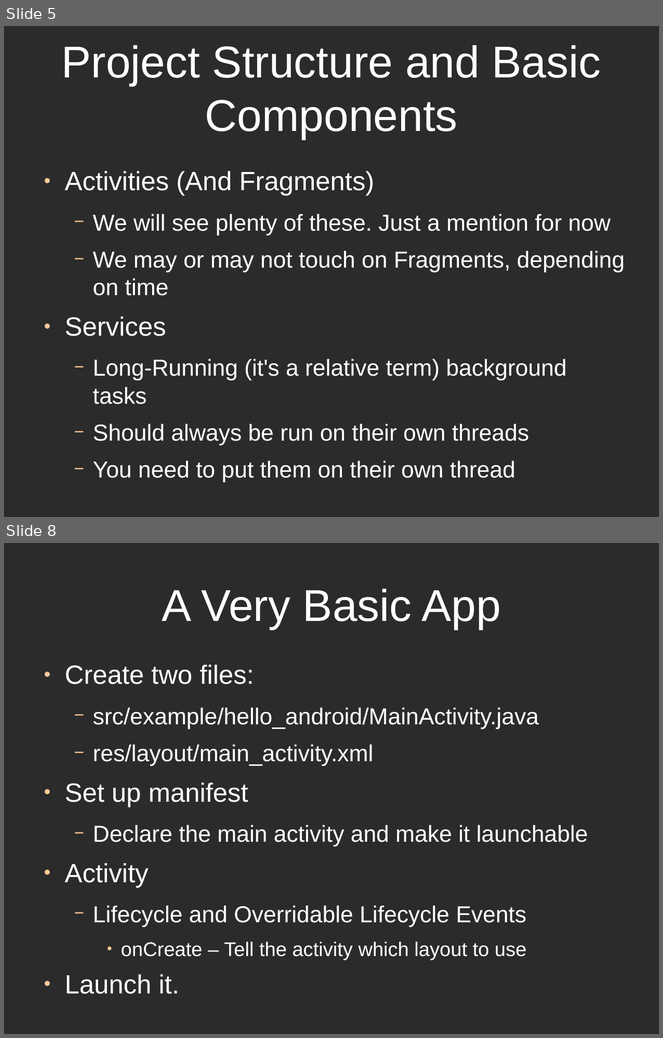
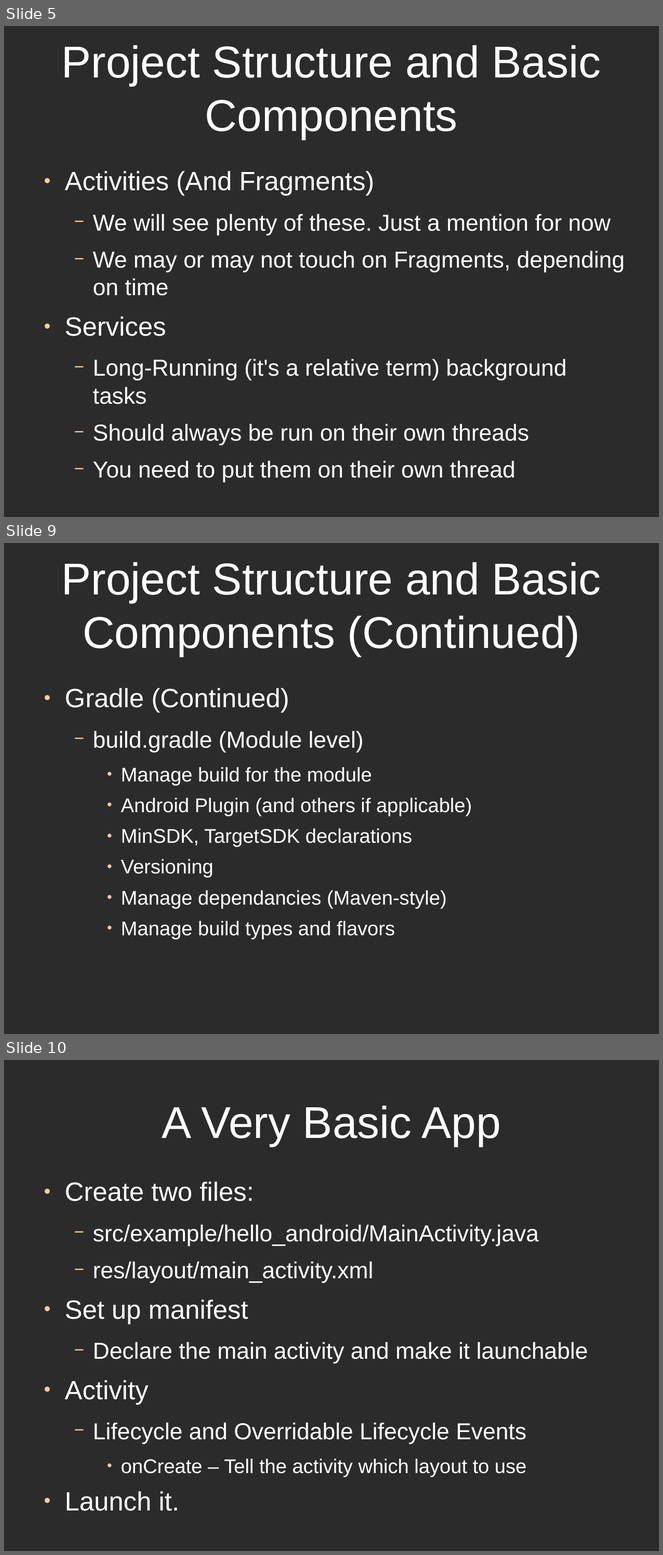
Before and after one commit to alphonzo79/HelloAndroidExample, a slide deck: HelloAndroidPresentationSlides.odp. Shown one above the other, each under a label of ours: slides 5 and 8 before the commit, slides 5, 9 and 10 after it; the slides between them are not shown. The pictures are 663x1038 and 663x1555 pixels, drawn with LibreOffice and Linux fonts; fonts in the diff are those of the drawing; background and template pictures are left out; a plain dark background stands for a picture behind light text. Boxes give left, top, right and bottom in pixels: in the first picture for what was removed or moved away, otherwise in the second. Text is boxed around its words. In the diff, an @@ line names an element or a change of style, - is before the commit and + after.

Commit message:
Updating slides and gradle files

```diff
--- a/HelloAndroidPresentationSlides.odp
+++ b/HelloAndroidPresentationSlides.odp
@@ slide 9 added at [4,543,659,1034], background picture (left out) @@
@@ title added at [62,562,601,656], 54 pt, text #FFFFFF @@
+Project Structure and Basic Components (Continued)
@@ text added at [65,688,472,940], 24 pt, text #FFFFFF @@
+● Gradle (Continued)
+  − build.gradle (Module level)
+    ● Manage build for the module
+    ● Android Plugin (and others if applicable)
+    ● MinSDK, TargetSDK declarations
+    ● Versioning
+    ● Manage dependancies (Maven-style)
+    ● Manage build types and flavors
@@ what was slide 8 is now slide 10 @@
```
Also in this commit, not shown: 4 slides changed, 3 other slides added, 2 slides removed, 3 other files.
